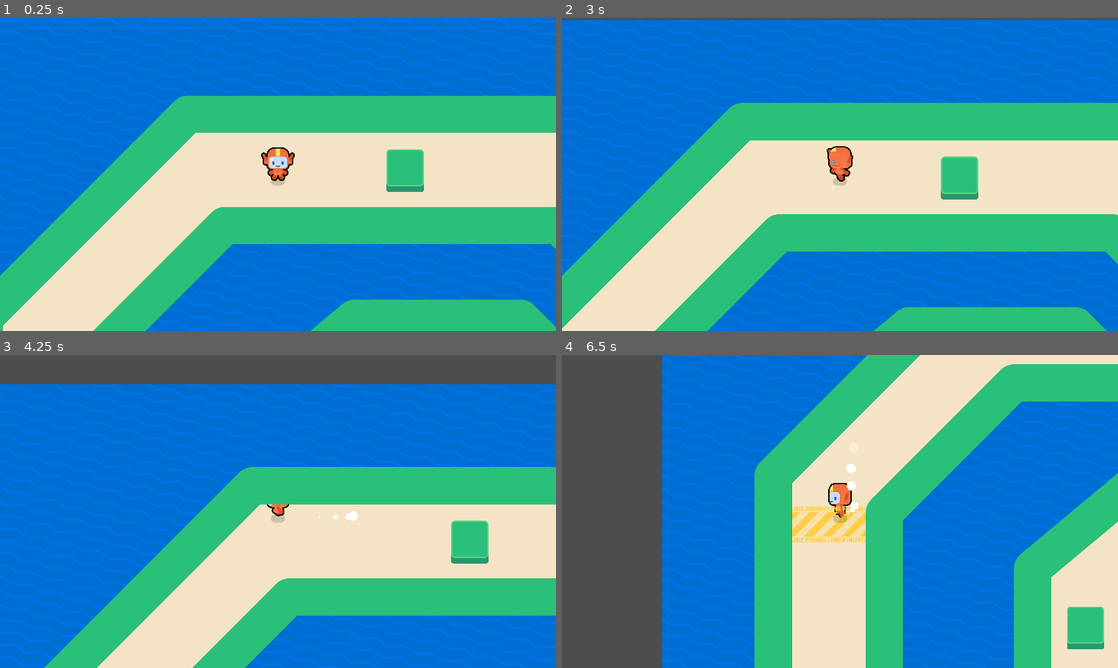
Above: before the commit, frames 1-4 (two rows, left to right).
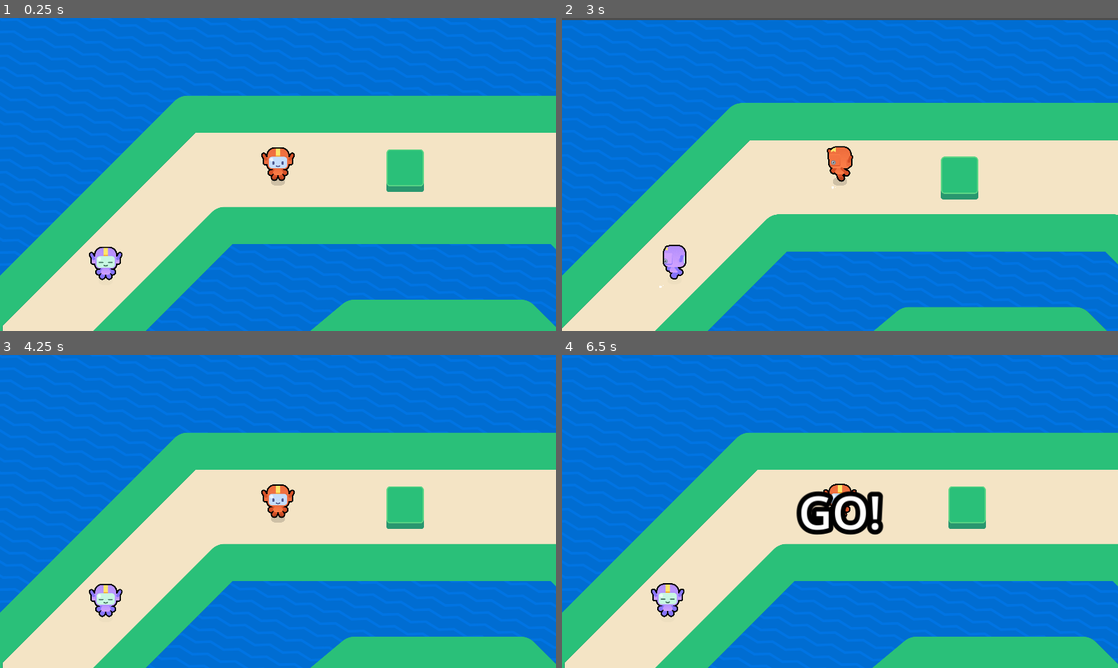
Above: after the commit, the same moments.

Repository: Yy101488/M9-Top-Down-Movement
Game: Godot game, scene res://lessons/game.tscn
The game is run twice, just before and just after one commit, with the same random seed, the same clock (stepped at 60 frames per second) and the same inputs.
Inputs (mouse positions are in pixels of both pictures, inside the frame that each line leads up to):
- Up to frame 1 (0.25 s): no input
- Up to frame 2 (3 s): tap Enter at 0.5 s; move the mouse to (962, 158) at 0.52 s; hold Right (move_right) 0.53-1.28 s; tap Z every 0.75 s from 0.6 to 2.85 s; click (962, 158) at 0.67 s; tap Space at 0.77, 1.52 s; move the mouse to (728, 190) at 1.27 s; hold Down (move_down) 1.28-2.03 s; click (728, 190) at 1.42 s; move the mouse to (895, 105) at 2.02 s; hold Right (move_right) 2.03-2.78 s; click (895, 105) at 2.17 s; move the mouse to (812, 237) at 2.77 s; hold Up (move_up) from 2.78 s (still down); click (812, 237) at 2.92 s
- Up to frame 3 (4.25 s): tap Space at 3.02, 3.77 s; move the mouse to (444, 558) at 3.52 s; release Up (move_up) at 3.53 s; hold Left (move_left) from 3.53 s (still down); tap Z at 3.6 s; click (444, 558) at 3.67 s
- Up to frame 4 (6.5 s): move the mouse to (673, 464) at 4.27 s; tap Z at 4.35, 5.1, 5.85 s; click (673, 464) at 4.42 s; tap Space at 4.52, 6.02 s; move the mouse to (867, 511) at 5.02 s; release Left (move_left) at 5.03 s; hold Down (move_down) 5.03-5.78 s; click (867, 511) at 5.17 s; move the mouse to (756, 433) at 5.77 s; hold Right (move_right) from 5.78 s (still down); click (756, 433) at 5.92 s

The runs differ from the first frame. In frame 1, 0.4% of the frame differs, in the area x 16-23%, y 73-84%; in frame 2, 0.4%; in frame 3, 63%; in frame 4, 77%, in the area x 0-100%, y 0-100%.

Commit message:
Finished Module 9 Lesson 13

Diff:
--- a/lessons/bouncer.gd
+++ b/lessons/bouncer.gd
@@ -4,6 +4,7 @@
 
 @onready var _dust: GPUParticles2D = %Dust
 @onready var _runner_visual_purple: RunnerVisual = %RunnerVisualPurple
+@onready var _hit_box: Area2D = %HitBox
 
 
 @export var max_speed:=600.0
@@ -11,15 +12,15 @@
 @export var deceleration := 1080.0
 
 func _physics_process(delta: float) -> void:
-	var direction := global_position.direction_to(get_global_mouse_position())
-	var distance :=global_position.distance_to(get_global_mouse_position())
+	var direction := global_position.direction_to(get_global_player_position())
+	var distance := global_position.distance_to(get_global_player_position())
 	var speed := max_speed if distance > 100 else max_speed * distance/100
 
 	var desired_velocity := direction* speed
 	velocity= velocity.move_toward(desired_velocity,acceleration*delta)
 	move_and_slide()
 
-	if velocity.length()>10.0:
+	if velocity.length()>0.0:
 		_runner_visual_purple.angle = rotate_toward(_runner_visual_purple.angle, direction.orthogonal().angle(), 8.0 * delta)
 		var current_speed_percent:=velocity.length()/max_speed
 		_runner_visual_purple.animation_name=(
@@ -32,3 +33,12 @@
 	else:
 		_runner_visual_purple.animation_name = RunnerVisual.Animations.IDLE
 		_dust.emitting = false
+
+func get_global_player_position() -> Vector2:
+	return get_tree().root.get_node("Game/Runner").global_position
+
+func _ready() -> void:
+	_hit_box.body_entered.connect(func(body:Node)->void:
+		if body is Runner:
+			get_tree().reload_current_scene.call_deferred()
+			)
--- a/lessons/bouncer.tscn
+++ b/lessons/bouncer.tscn
@@ -40,6 +40,9 @@
 [sub_resource type="ViewportTexture" id="ViewportTexture_d46nv"]
 viewport_path = NodePath("Subviewport")
 
+[sub_resource type="CircleShape2D" id="CircleShape2D_oaqgf"]
+radius = 32.573
+
 [node name="Bouncer" type="CharacterBody2D"]
 motion_mode = 1
 script = ExtResource("1_1qive")
@@ -80,3 +83,10 @@
 material = SubResource("ShaderMaterial_cl8lt")
 position = Vector2(1, -55)
 texture = SubResource("ViewportTexture_d46nv")
+
+[node name="HitBox" type="Area2D" parent="."]
+unique_name_in_owner = true
+
+[node name="CollisionShape2D" type="CollisionShape2D" parent="HitBox"]
+position = Vector2(1, -23)
+shape = SubResource("CircleShape2D_oaqgf")
--- a/lessons/game.gd
+++ b/lessons/game.gd
@@ -3,6 +3,7 @@
 @onready var _finish_line: FinishLine = %FinishLine
 @onready var _runner: Runner = %Runner
 @onready var _count_down: CountDown = %CountDown
+@onready var _bouncer: CharacterBody2D = %Bouncer
 
 
 func _ready() -> void:
@@ -33,4 +34,10 @@
 			_runner.set_physics_process(true)
 	)
 
+	_bouncer.set_physics_process(false)
+
+	_count_down.counting_finished.connect(
+		func()-> void:
+			_bouncer.set_physics_process(true)
+	)
 # Called every frame. 'delta' is the elapsed time since the previous frame.
--- a/lessons/game.tscn
+++ b/lessons/game.tscn
@@ -6,6 +6,7 @@
 [ext_resource type="PackedScene" uid="uid://l5vkm11cgaib" path="res://lessons/simple_obstacle.tscn" id="2_4o7yg"]
 [ext_resource type="PackedScene" uid="uid://xl56q8amb611" path="res://assets/finish_line/finish_line.tscn" id="3_sepuf"]
 [ext_resource type="PackedScene" uid="uid://ctfrkukdhiywq" path="res://lessons/circuit.tscn" id="4_sepuf"]
+[ext_resource type="PackedScene" uid="uid://dl55tquycwxa6" path="res://lessons/bouncer.tscn" id="5_0mx76"]
 [ext_resource type="Theme" uid="uid://cdcyvsn1fp8wa" path="res://assets/countdown/count_down_theme.tres" id="7_viysf"]
 [ext_resource type="Script" path="res://assets/countdown/count_down.gd" id="8_tpjcj"]
 [ext_resource type="PackedScene" uid="uid://b0ugvtmbxbobg" path="res://lessons/pause_screen.tscn" id="9_tpjcj"]
@@ -14,20 +15,24 @@
 y_sort_enabled = true
 script = ExtResource("1_48faf")
 
-[node name="Runner" parent="." instance=ExtResource("1_yasw7")]
-unique_name_in_owner = true
-y_sort_enabled = true
-position = Vector2(-516, -764)
+[node name="CircuitBackground" type="Sprite2D" parent="."]
+z_index = -1
+position = Vector2(6, -1)
+texture = ExtResource("1_gkp25")
 
 [node name="FinishLine" parent="." instance=ExtResource("3_sepuf")]
 unique_name_in_owner = true
 position = Vector2(-1338, -187)
 area_width = 256
 
-[node name="CircuitBackground" type="Sprite2D" parent="."]
-z_index = -1
-position = Vector2(6, -1)
-texture = ExtResource("1_gkp25")
+[node name="Runner" parent="." instance=ExtResource("1_yasw7")]
+unique_name_in_owner = true
+y_sort_enabled = true
+position = Vector2(-516, -764)
+
+[node name="Bouncer" parent="." instance=ExtResource("5_0mx76")]
+unique_name_in_owner = true
+position = Vector2(-1111, -421)
 
 [node name="SimpleObstacle" parent="." instance=ExtResource("2_4o7yg")]
 process_mode = 3
Not shown: 1 places in lessons/bouncer.tscn that only renumber resources
Not shown: 1 places in lessons/game.tscn that only renumber resources
